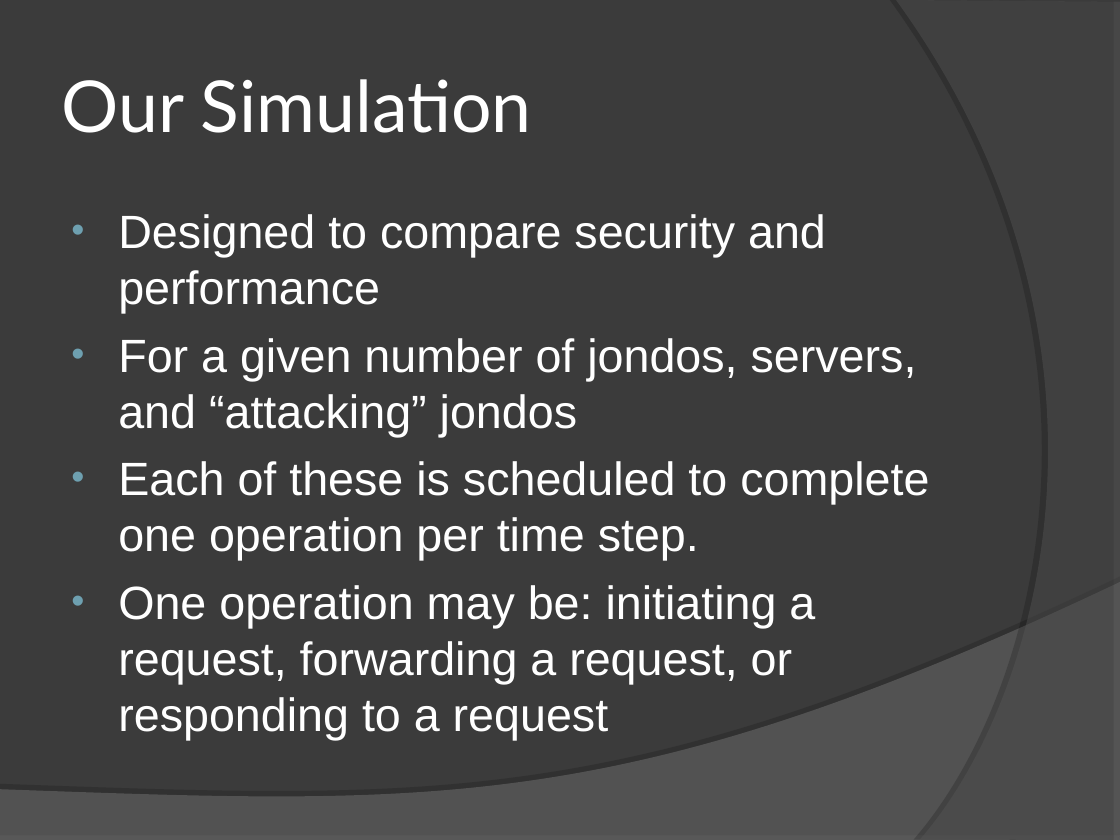
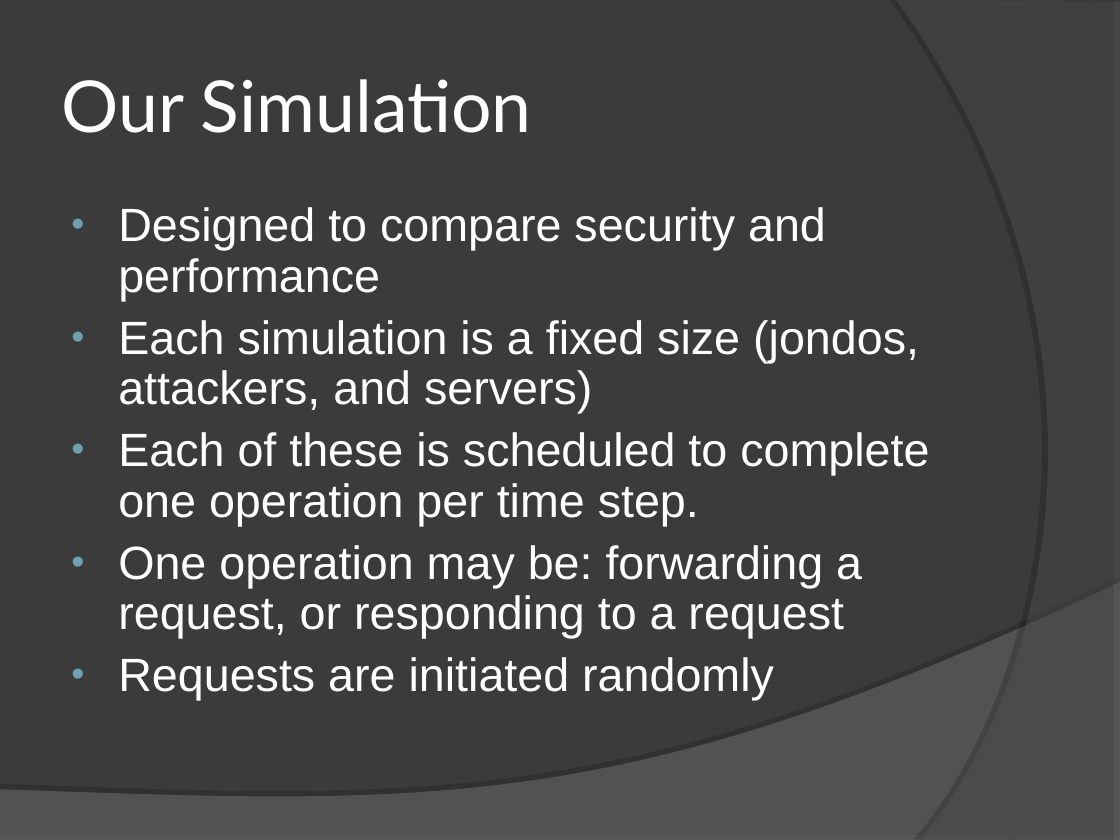
Before and after one commit to jvc11/CrowdsSim, a slide deck: slide 8 of Crowds_YannLindseyJoe.ppt (slide 7 before the commit). Drawn at 1120x840 pixels with LibreOffice and Linux fonts; fonts in the diff are those of the drawing. Boxes give left, top, right and bottom in pixels: in the first picture for what was removed or moved away, otherwise in the second. Text is boxed around its words. In the diff, an @@ line names an element or a change of style, - is before the commit and + after.

```diff
--- a/Crowds_YannLindseyJoe.ppt
+++ b/Crowds_YannLindseyJoe.ppt
@@ text at bbox=[118, 207, 929, 526]: line spacing 1 to 0.9 @@
@@ text at bbox=[118, 320, 919, 414]: text changed @@
-• For a given number of jondos, servers, and “attacking” jondos
+• Each simulation is a fixed size (jondos, attackers, and servers)
@@ text at bbox=[118, 545, 862, 701]: text changed @@
-• One operation may be: initiating a request, forwarding a request, or responding to a request
+• One operation may be: forwarding a request, or responding to a request
+• Requests are initiated randomly
```
Also in this commit, not shown: 4 other slides changed, 8 slides added, 3 slides removed, 1 other file.
